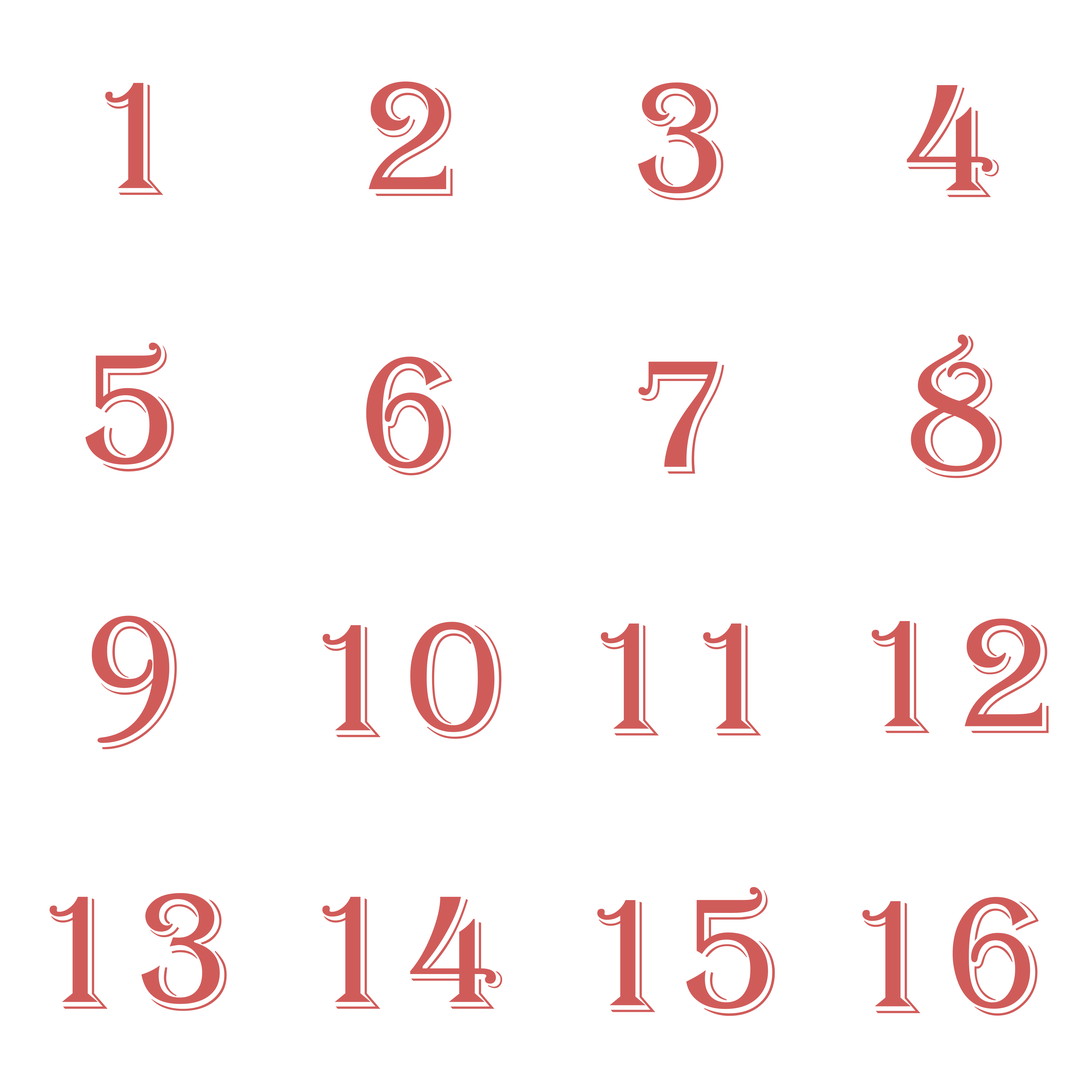
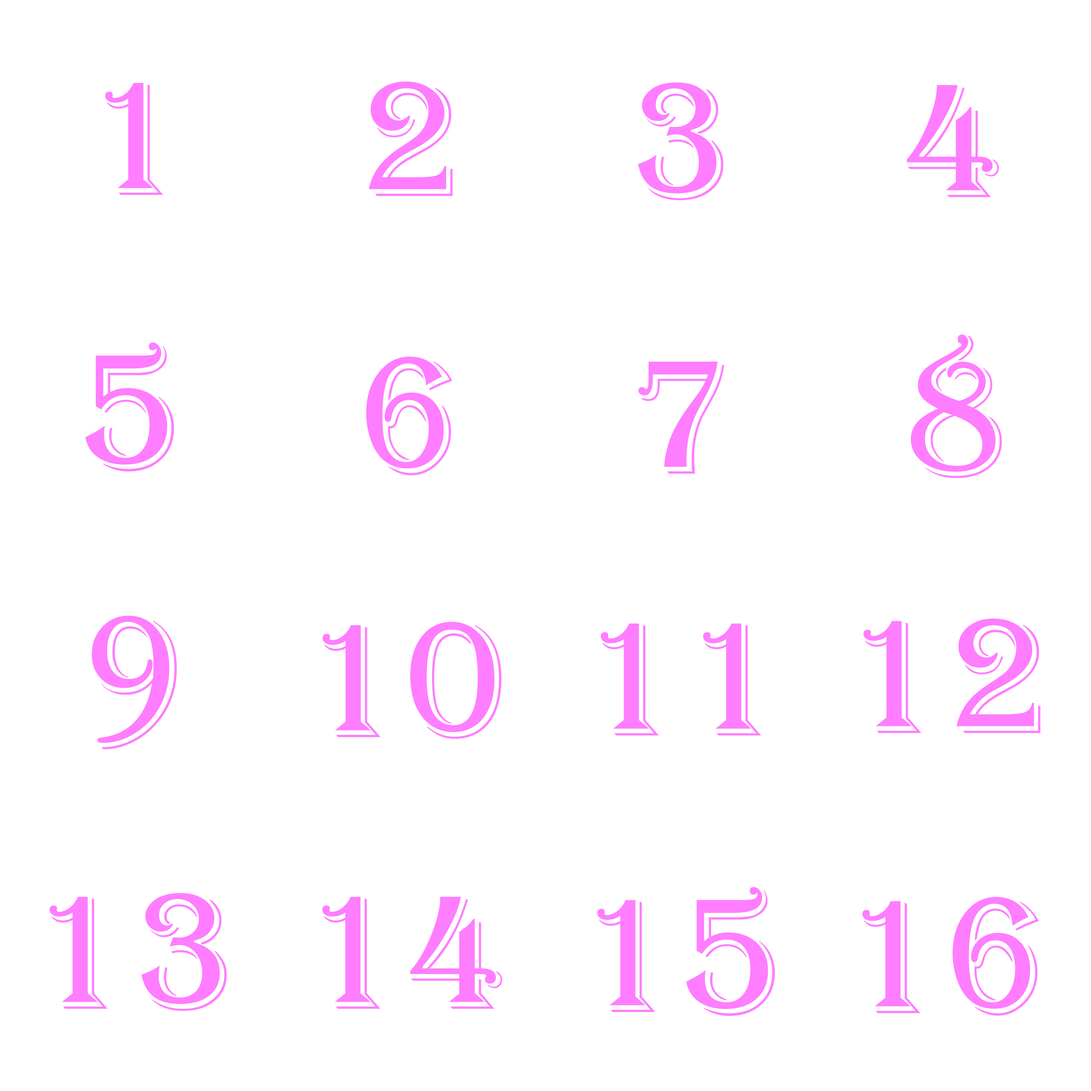
The second 1091×1091 image is a revision of the first. Changes to its layers:
painted on "Vector Layer 3" over [49,81,1050,1017]
